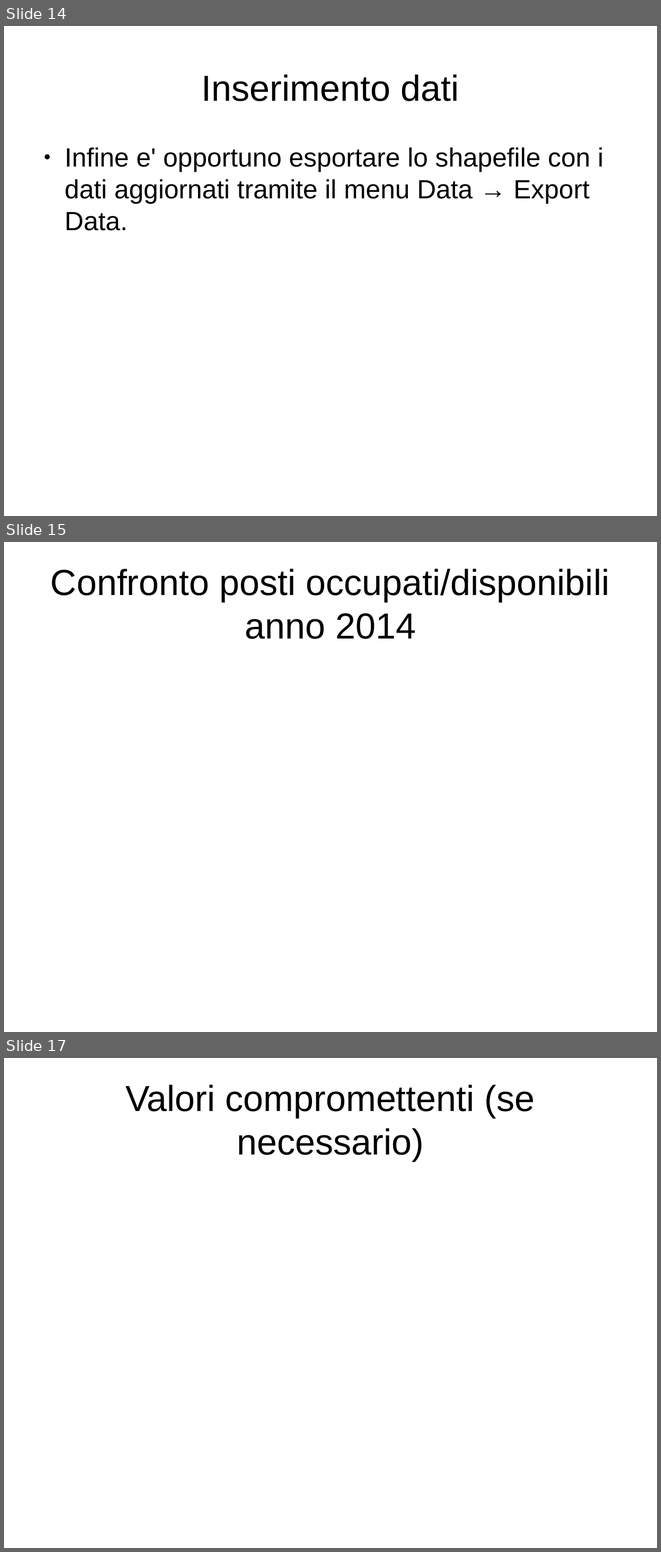
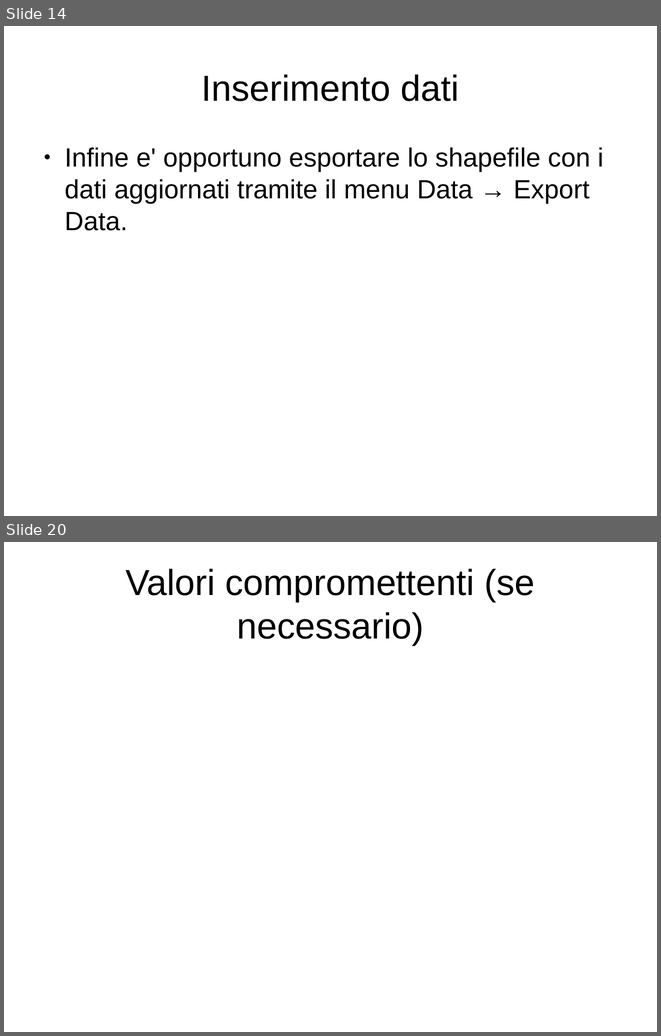
Before and after one commit to MascioSpam/esame_bdt, a slide deck: relazione.odp. Shown one above the other, each under a label of ours: slides 14, 15 and 17 before the commit, slides 14 and 20 after it; the slides between them are not shown. The pictures are 661x1552 and 661x1036 pixels, drawn with LibreOffice and Linux fonts; fonts in the diff are those of the drawing. Boxes give left, top, right and bottom in pixels: in the first picture for what was removed or moved away, otherwise in the second. Text is boxed around its words. In the diff, an @@ line names an element or a change of style, - is before the commit and + after.

```diff
--- a/relazione.odp
+++ b/relazione.odp
@@ slide 15 removed at (4,542,657,1032), background #FFFFFF @@
@@ title removed at (51,568,609,639) @@
-Confronto posti occupati/disponibili anno 2014
@@ what was slide 17 is now slide 20 @@
```
Also in this commit, not shown: 3 slides changed, 5 slides added, 1 other slide removed, 1 other file.
